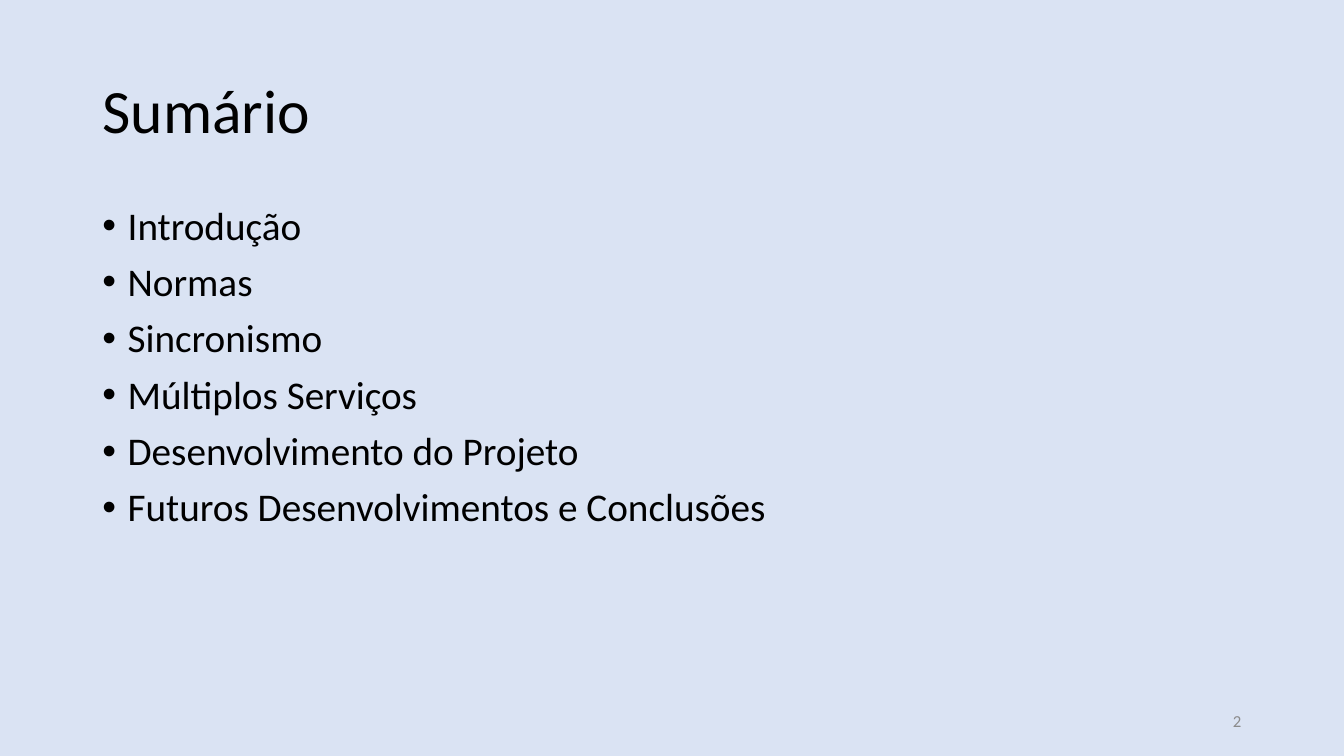
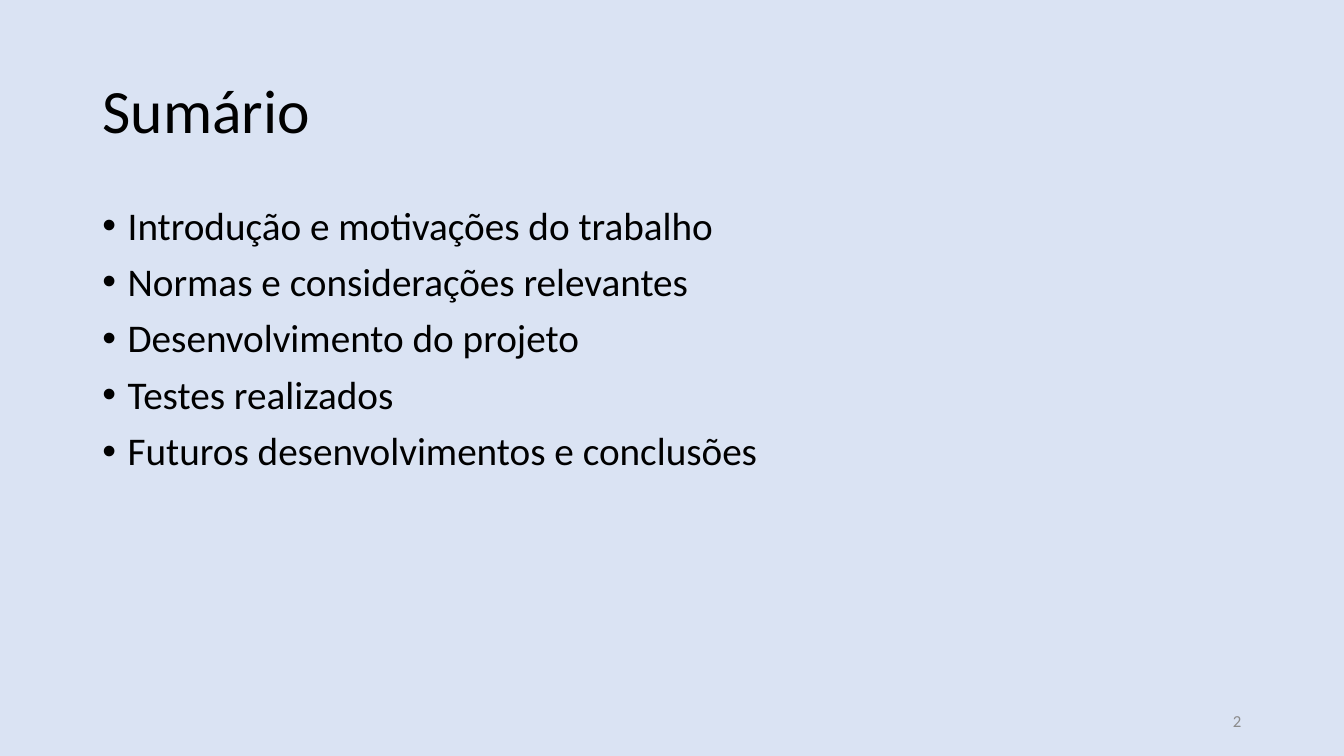
Before and after one commit to nasall2/TCC, a slide deck: slide 2 of relatorio/abntex2-modelos-1.9.2/figuras/apresentacao.pptx. Drawn at 1344x756 pixels with LibreOffice and Linux fonts; fonts in the diff are those of the drawing. Boxes give left, top, right and bottom in pixels: in the first picture for what was removed or moved away, otherwise in the second. Text is boxed around its words. In the diff, an @@ line names an element or a change of style, - is before the commit and + after.

```diff
--- a/relatorio/abntex2-modelos-1.9.2/figuras/apresentacao.pptx
+++ b/relatorio/abntex2-modelos-1.9.2/figuras/apresentacao.pptx
@@ text at (128,212,757,466): text changed @@
-• Introdução
-• Normas
-• Sincronismo
-• Múltiplos Serviços
-• Desenvolvimento do Projeto
-• Futuros Desenvolvimentos e Conclusões
+• Introdução e motivações do trabalho
+• Normas e considerações relevantes
+• Desenvolvimento do projeto
+• Testes realizados
+• Futuros desenvolvimentos e conclusões
```
Also in this commit, not shown: 28 other slides changed, 10 slides added, 3 slides removed.
